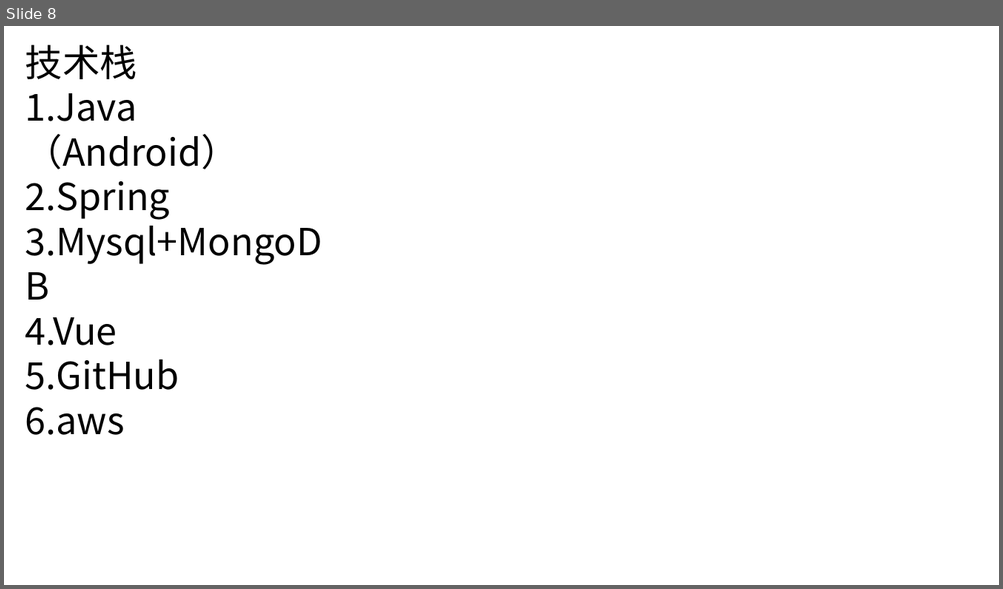
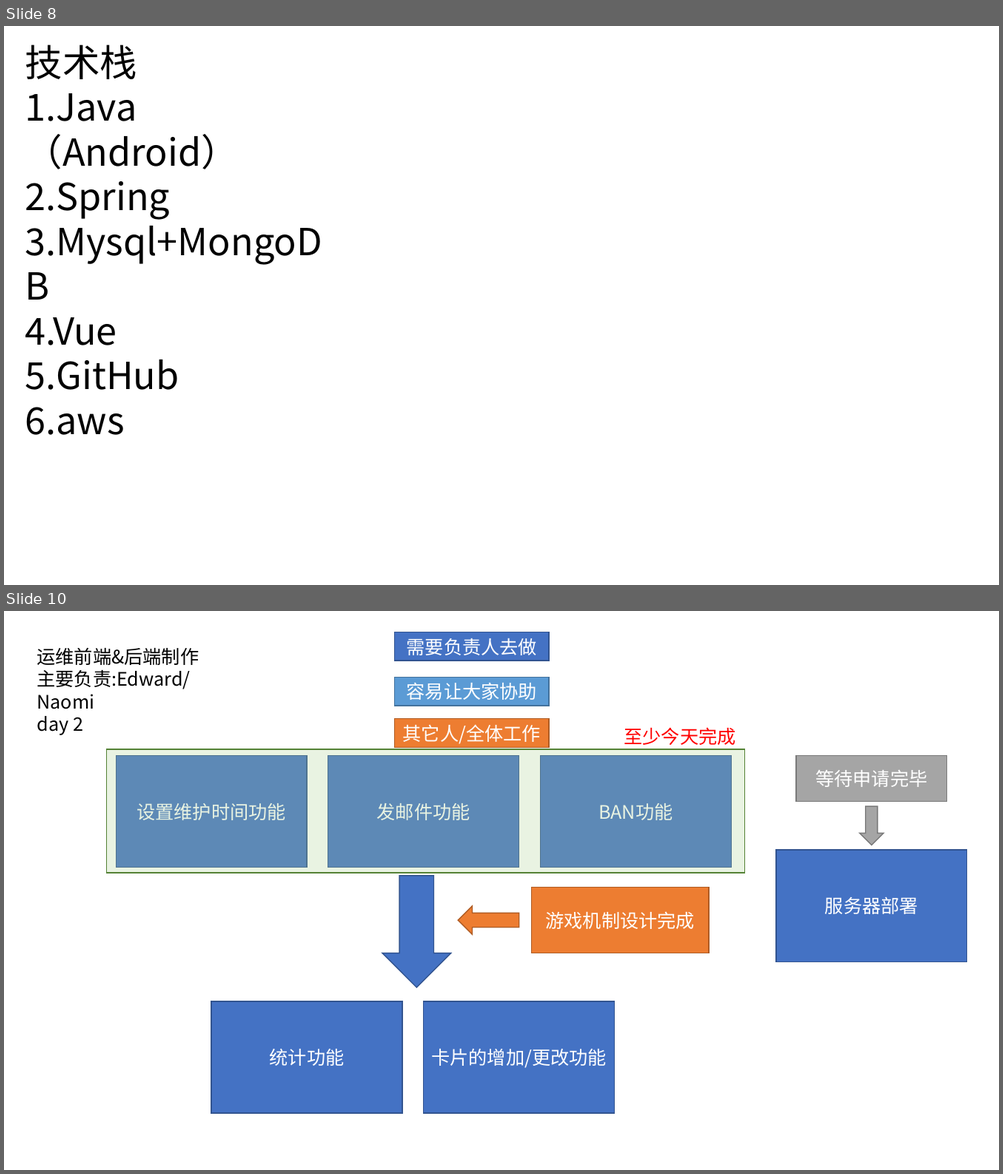
Before and after one commit to bluelaserpointer/CardGame, a slide deck: plan/抽卡手游.pptx. Shown one above the other, each under a label of ours: slide 8 before the commit, slides 8 and 10 after it; the slides between them are not shown. The pictures are 1003x589 and 1003x1174 pixels, drawn with LibreOffice and Linux fonts; fonts in the diff are those of the drawing. Boxes give left, top, right and bottom in pixels: in the first picture for what was removed or moved away, otherwise in the second. Text is boxed around its words. In the diff, an @@ line names an element or a change of style, - is before the commit and + after.

Commit message:
Update 抽卡手游.pptx
加了点工作流程图

```diff
--- a/plan/抽卡手游.pptx
+++ b/plan/抽卡手游.pptx
@@ slide 10 added at bbox=[4, 611, 999, 1170], background #FFFFFF @@
@@ rectangle added at bbox=[395, 632, 549, 661], fill #4472C4, outline #325491 1 pt, 18 pt, text #FFFFFF @@
+需要负责人去做
@@ text added at bbox=[37, 648, 199, 735], 18 pt, text #000000 @@
+运维前端&后端制作
+主要负责:Edward/Naomi
+day 2
@@ rectangle added at bbox=[395, 678, 549, 706], fill #5B9BD5, outline #43739E 1 pt, 18 pt, text #FFFFFF @@
+容易让大家协助
@@ rectangle added at bbox=[395, 719, 549, 748], fill #ED7D31, outline #AF5C24 1 pt, 18 pt, text #FFFFFF @@
+其它人/全体工作
@@ text added at bbox=[624, 727, 736, 745], 18 pt, text #FF0000 @@
+至少今天完成
@@ rectangle added at bbox=[106, 750, 744, 874], fill #A9D18E at 25% opacity, outline #548235 1 pt @@
@@ rectangle added at bbox=[116, 756, 307, 868], fill #4472C4, outline #325491 1 pt, 18 pt, text #FFFFFF @@
+设置维护时间功能
@@ rectangle added at bbox=[328, 756, 519, 868], fill #4472C4, outline #325491 1 pt, 18 pt, text #FFFFFF @@
+发邮件功能
@@ rectangle added at bbox=[540, 756, 731, 868], fill #4472C4, outline #325491 1 pt, 18 pt, text #FFFFFF @@
+BAN功能
@@ rectangle added at bbox=[796, 756, 946, 801], fill #A5A5A5, outline #7A7A7A 1 pt, 18 pt, text #FFFFFF @@
+等待申请完毕
@@ down arrow added at bbox=[859, 806, 884, 846], fill #A5A5A5, outline #7A7A7A 1 pt @@
@@ rectangle added at bbox=[777, 851, 967, 963], fill #4472C4, outline #325491 1 pt, 18 pt, text #FFFFFF @@
+服务器部署
@@ down arrow added at bbox=[382, 876, 451, 988], fill #4472C4, outline #325491 1 pt @@
@@ rectangle added at bbox=[532, 887, 708, 954], fill #ED7D31, outline #AF5C24 1 pt, 18 pt, text #FFFFFF @@
+游戏机制设计完成
@@ right arrow added at bbox=[458, 906, 519, 935], fill #ED7D31, outline #AF5C24 1 pt @@
@@ rectangle added at bbox=[211, 1002, 402, 1114], fill #4472C4, outline #325491 1 pt, 18 pt, text #FFFFFF @@
+统计功能
@@ rectangle added at bbox=[424, 1002, 614, 1114], fill #4472C4, outline #325491 1 pt, 18 pt, text #FFFFFF @@
+卡片的增加/更改功能
```
Also in this commit, not shown: 4 other slides added.
